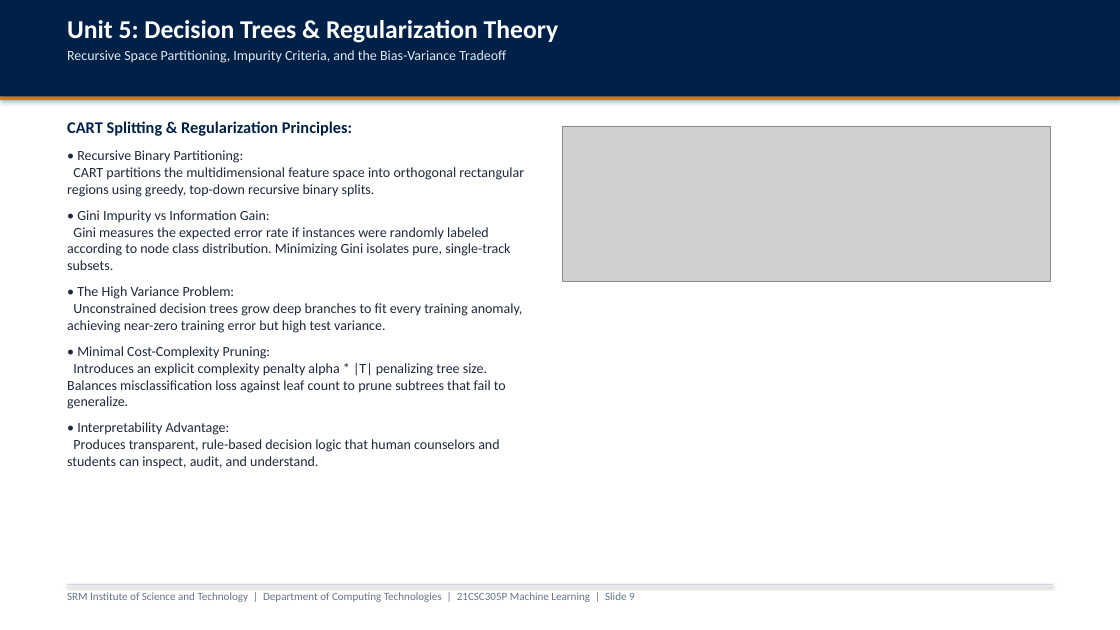
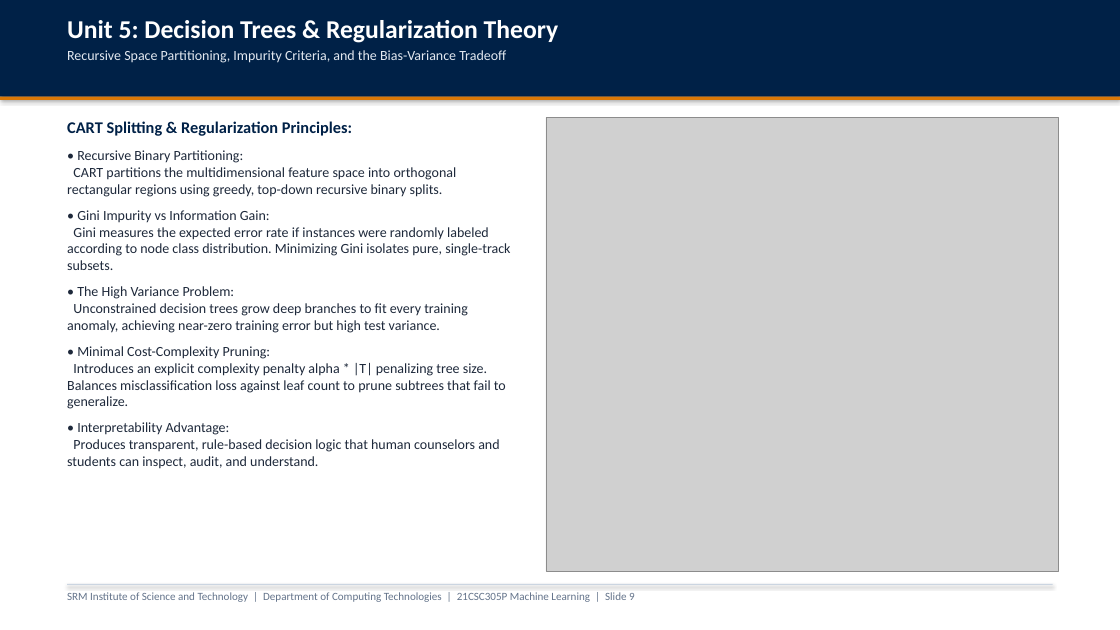
Before and after one commit to parth2024-tech/SRM-21CSC305P-Machine-Learning-Career-Guidance-Debate-Agent, a slide deck: slide 9 of presentation_unit3_unit4_unit5.pptx. Drawn at 1120x630 pixels with LibreOffice and Linux fonts; fonts in the diff are those of the drawing; grey boxes stand for pictures. Boxes give left, top, right and bottom in pixels: in the first picture for what was removed or moved away, otherwise in the second. Text is boxed around its words. In the diff, an @@ line names an element or a change of style, - is before the commit and + after.

Commit message:
feat(presentation): resize and re-layout graphs across all slides to eliminate empty space

```diff
--- a/presentation_unit3_unit4_unit5.pptx
+++ b/presentation_unit3_unit4_unit5.pptx
@@ text "CART Splitting & Regularization Principles:" rewrapped from [67,121,524,469] to [67,121,510,469] @@
@@ picture: place and size @@
-picture at [563,126,1050,281]
+picture at [546,118,1059,571]
```
Also in this commit, not shown: 8 other slides changed, 13 other files.
